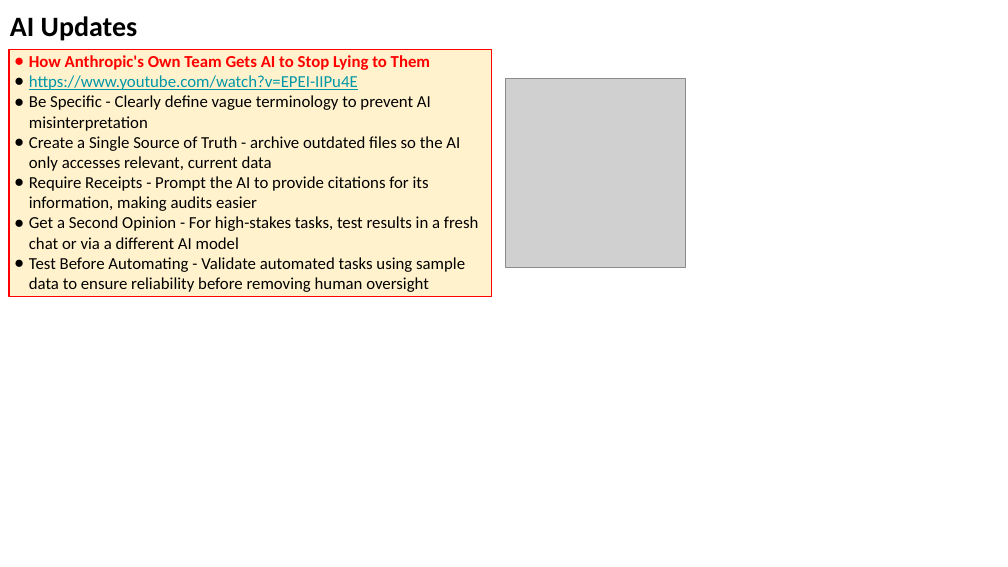
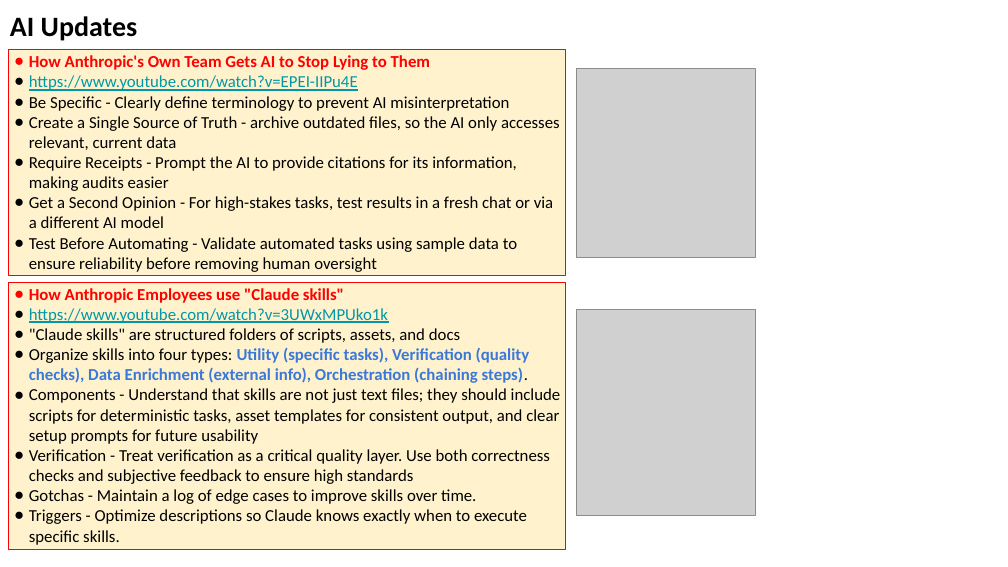
Before and after one commit to lselector/seminar, a slide deck: slide 16 of 2026/2026-06-26-AI-Updates.pptx (slide 13 before the commit). Drawn at 1008x567 pixels with LibreOffice and Linux fonts; fonts in the diff are those of the drawing; grey boxes stand for pictures. Boxes give left, top, right and bottom in pixels: in the first picture for what was removed or moved away, otherwise in the second. Text is boxed around its words. In the diff, an @@ line names an element or a change of style, - is before the commit and + after.

Commit message:
update

```diff
--- a/2026/2026-06-26-AI-Updates.pptx
+++ b/2026/2026-06-26-AI-Updates.pptx
@@ rectangle "How Anthropic's Own Team Gets ...": place and size @@
-rectangle "How Anthropic's Own Team Gets ..." at [9, 50, 492, 296]
+rectangle "How Anthropic's Own Team Gets ..." at [9, 50, 565, 276]
@@ picture: place and size @@
-picture at [506, 79, 685, 267]
+picture at [577, 69, 756, 257]
@@ text in rectangle at [29, 96, 560, 150]: text changed @@
-● Be Specific - Clearly define vague terminology to prevent AI misinterpretation
-● Create a Single Source of Truth - archive outdated files so the AI only accesses relevant, current data
+● Be Specific - Clearly define terminology to prevent AI misinterpretation
+● Create a Single Source of Truth - archive outdated files, so the AI only accesses relevant, current data
@@ rectangle added at [9, 282, 565, 549], fill #FFF2CC, outline #FF0000 0.75 pt, 12 pt, text #000000 @@
+● How Anthropic Employees use "Claude skills"
+● https://www.youtube.com/watch?v=3UWxMPUko1k
+● "Claude skills" are structured folders of scripts, assets, and docs
+● Organize skills into four types: Utility (specific tasks), Verification (quality checks), Data Enrichment (external info), Orchestration (chaining steps).
+● Components - Understand that skills are not just text files; they should include scripts for deterministic tasks, asset templates for consistent output, and clear setup prompts for future usability
+● Verification - Treat verification as a critical quality layer. Use both correctness checks and subjective feedback to ensure high standards
+● Gotchas - Maintain a log of edge cases to improve skills over time.
+● Triggers - Optimize descriptions so Claude knows exactly when to execute specific skills.
@@ picture added at [577, 309, 756, 516] @@
```
Also in this commit, not shown: 6 other slides changed, 9 slides added.
